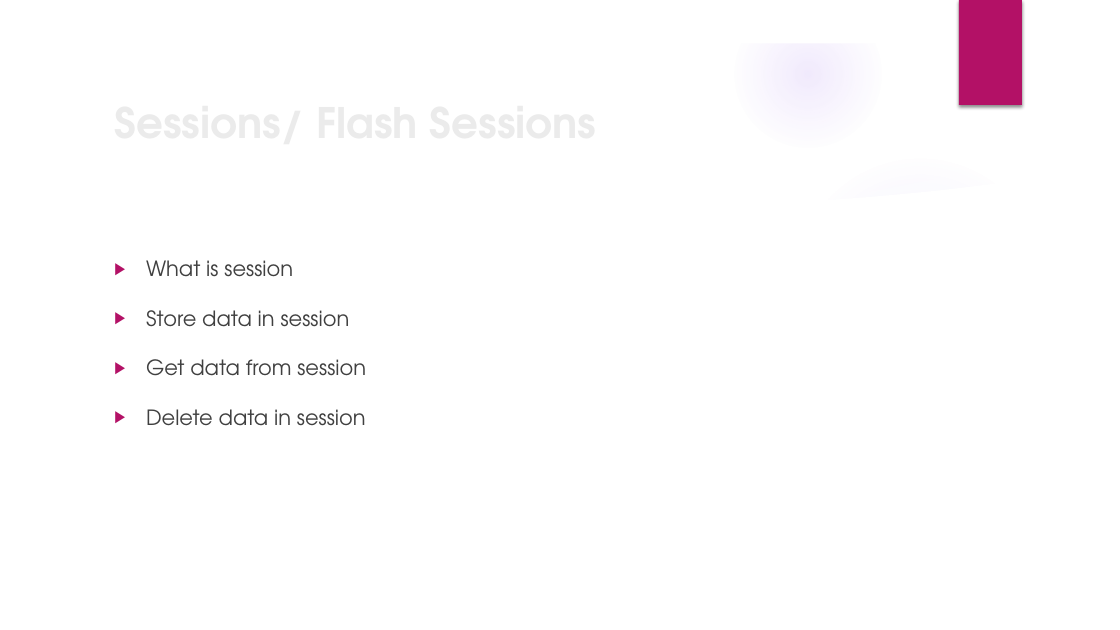
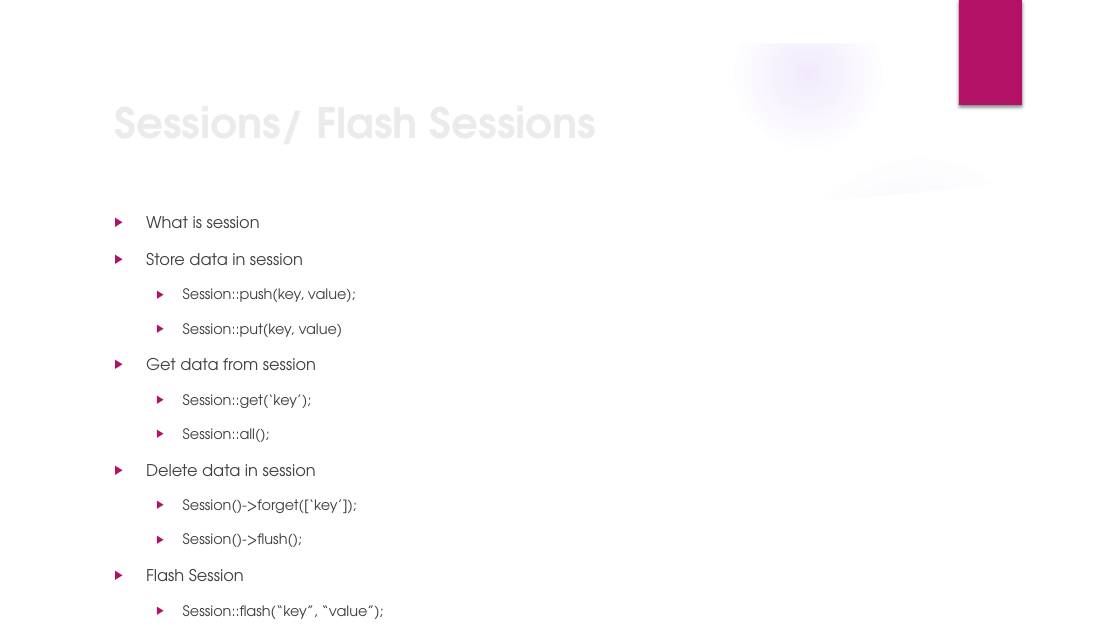
Before and after one commit to amskz401/Web-Batch-02-PNY, a slide deck: slide 14 of Muhammad Farhan (Laravel).pptx. Drawn at 1120x630 pixels with LibreOffice and Linux fonts; fonts in the diff are those of the drawing; background and template pictures are left out. Boxes give left, top, right and bottom in pixels: in the first picture for what was removed or moved away, otherwise in the second. Text is boxed around its words. In the diff, an @@ line names an element or a change of style, - is before the commit and + after.

```diff
--- a/Muhammad Farhan (Laravel).pptx
+++ b/Muhammad Farhan (Laravel).pptx
@@ text "What is session": place and size @@
-text "What is session" at [146, 260, 366, 426]
+text "What is session" at [146, 216, 384, 619]
@@ text at [146, 216, 316, 476]: size 18 to 13.9 pt in "What is session", "Store data in session", "Get data from session", "Delete data in session"; line spacing 1.5 to 1.3 @@
@@ text at [183, 288, 356, 337]: paragraphs added @@
+  ▶ Session::push(key, value);
+  ▶ Session::put(key, value)
@@ text at [183, 394, 312, 442]: paragraphs added @@
+  ▶ Session::get(‘key’);
+  ▶ Session::all();
@@ text at [183, 499, 384, 619]: paragraphs added @@
+  ▶ Session()->forget([‘key’]);
+  ▶ Session()->flush();
+▶ Flash Session
+  ▶ Session::flash(“key”, “value”);
```
Also in this commit, not shown: 15 other files.
